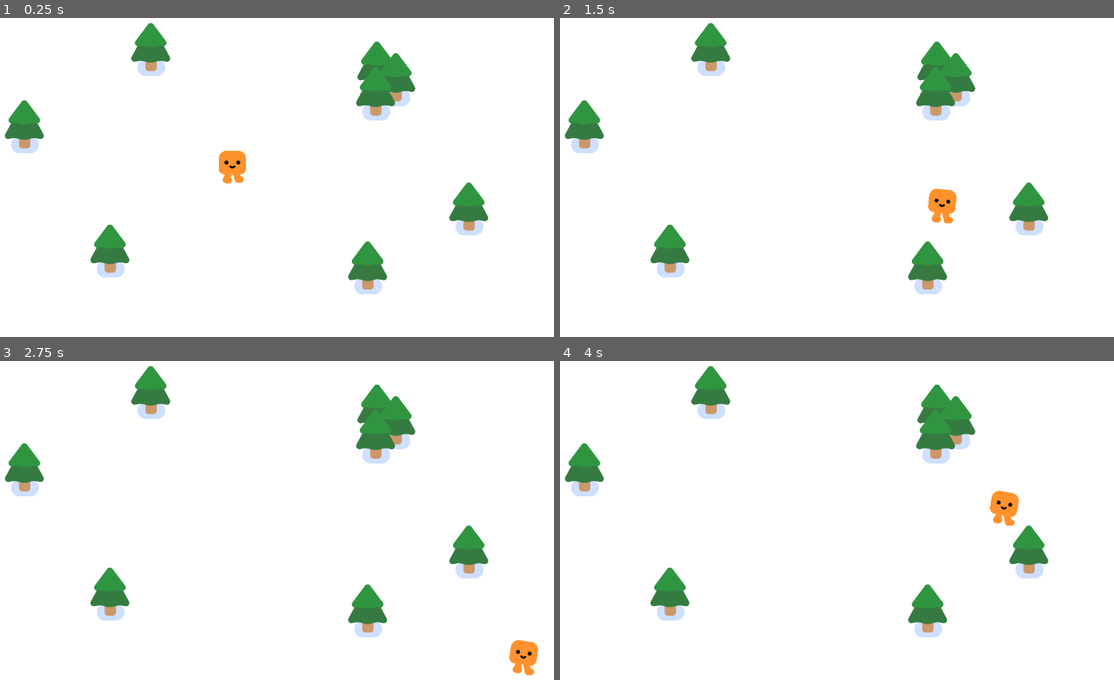
Above: before the commit, frames 1-4 (two rows, left to right).
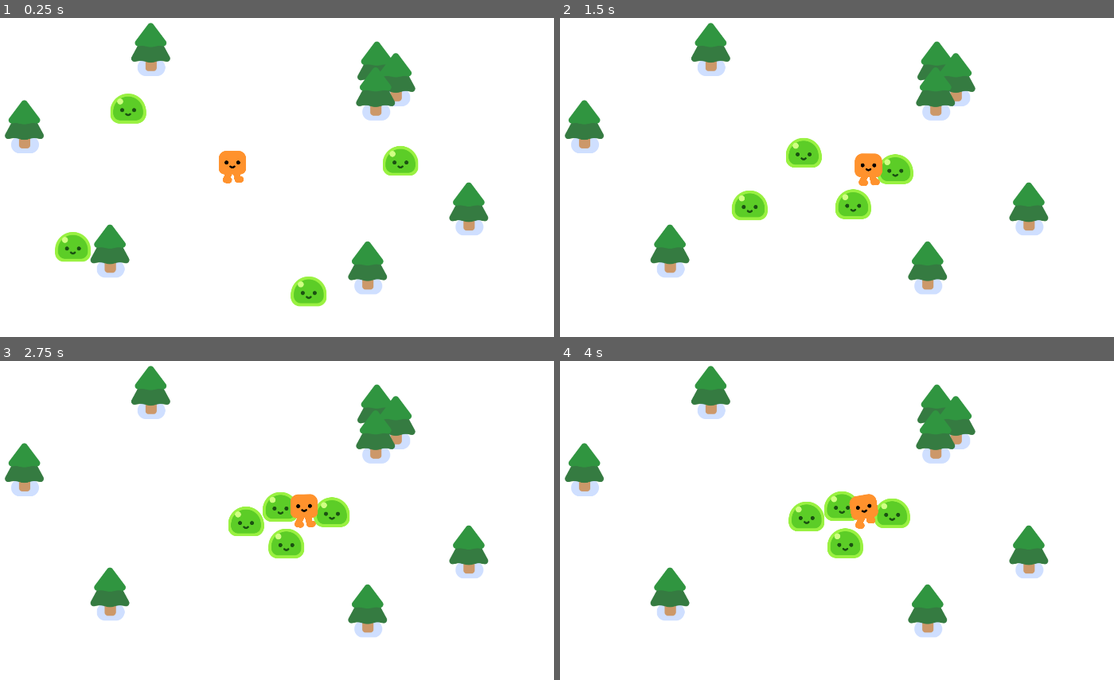
Above: after the commit, the same moments.

Repository: autrera/tutorial-survivors
Game: Godot game, scene res://survivors_game.tscn
The game is run twice, just before and just after one commit, with the same random seed, the same clock (stepped at 60 frames per second) and the same inputs. Before the commit the project has no main scene; this scene is started directly in both runs.
Inputs:
- Up to frame 1 (0.25 s): no input
- Up to frame 2 (1.5 s): hold D (move_right) 0.53-1.28 s; hold S (move_down) from 1.28 s (still down)
- Up to frame 3 (2.75 s): release S (move_down) at 2.03 s; hold D (move_right) from 2.03 s (still down)
- Up to frame 4 (4 s): release D (move_right) at 2.78 s; hold W (move_up) 2.78-3.53 s; hold A (move_left) from 3.53 s (still down)

The runs differ from the first frame. In frame 1, 2.1% of the frame differs, in the area x 9-76%, y 23-91%; in frame 2, 2.9%, in the area x 31-72%, y 37-65%; in frame 3, 2.8%; in frame 4, 2.8%.

Commit message:
Add a mob thath follows the player around

Diff:
--- /dev/null
+++ b/mob.gd
@@ -0,0 +1,8 @@
+extends CharacterBody2D
+
+@onready var player = get_node("/root/Game/Player")
+
+func _physics_process(delta: float) -> void:
+	var direction = global_position.direction_to(player.global_position)
+	velocity = direction * 300.0
+	move_and_slide()
--- /dev/null
+++ b/mob.tscn
@@ -0,0 +1,16 @@
+[gd_scene load_steps=4 format=3 uid="uid://bfg3vygtu7jq0"]
+
+[ext_resource type="PackedScene" uid="uid://ogik4s70pgwl" path="res://characters/slime/slime.tscn" id="1_dy6sc"]
+[ext_resource type="Script" uid="uid://drgvtdxmpt0ct" path="res://mob.gd" id="1_nokgg"]
+
+[sub_resource type="CircleShape2D" id="CircleShape2D_dy6sc"]
+radius = 56.0089
+
+[node name="Mob" type="CharacterBody2D"]
+script = ExtResource("1_nokgg")
+
+[node name="Slime" parent="." instance=ExtResource("1_dy6sc")]
+
+[node name="CollisionShape2D" type="CollisionShape2D" parent="."]
+position = Vector2(0, -25)
+shape = SubResource("CircleShape2D_dy6sc")
--- a/project.godot
+++ b/project.godot
@@ -75,6 +75,7 @@
 [application]
 
 config/name="Your First 2D Game With Godot 4: START (GDQuest)"
+run/main_scene="uid://daro2cvyibfdi"
 config/features=PackedStringArray("4.4", "Forward Plus")
 config/icon="res://icon.png"
 
--- a/survivors_game.tscn
+++ b/survivors_game.tscn
@@ -1,7 +1,8 @@
-[gd_scene load_steps=3 format=3 uid="uid://daro2cvyibfdi"]
+[gd_scene load_steps=4 format=3 uid="uid://daro2cvyibfdi"]
 
 [ext_resource type="PackedScene" uid="uid://g1kg6i5rcube" path="res://player.tscn" id="1_3cish"]
 [ext_resource type="PackedScene" uid="uid://c1om26xh66pto" path="res://pine_tree.tscn" id="2_y3pti"]
+[ext_resource type="PackedScene" uid="uid://bfg3vygtu7jq0" path="res://mob.tscn" id="3_l26od"]
 
 [node name="Game" type="Node2D"]
 y_sort_enabled = true
@@ -36,3 +37,15 @@
 
 [node name="PineTree8" parent="." instance=ExtResource("2_y3pti")]
 position = Vector2(1382, 353)
+
+[node name="Mob" parent="." instance=ExtResource("3_l26od")]
+position = Vector2(571, 341)
+
+[node name="Mob2" parent="." instance=ExtResource("3_l26od")]
+position = Vector2(402, 829)
+
+[node name="Mob3" parent="." instance=ExtResource("3_l26od")]
+position = Vector2(1220, 994)
+
+[node name="Mob4" parent="." instance=ExtResource("3_l26od")]
+position = Vector2(1532, 533)
Not shown, added: mob.gd.uid
